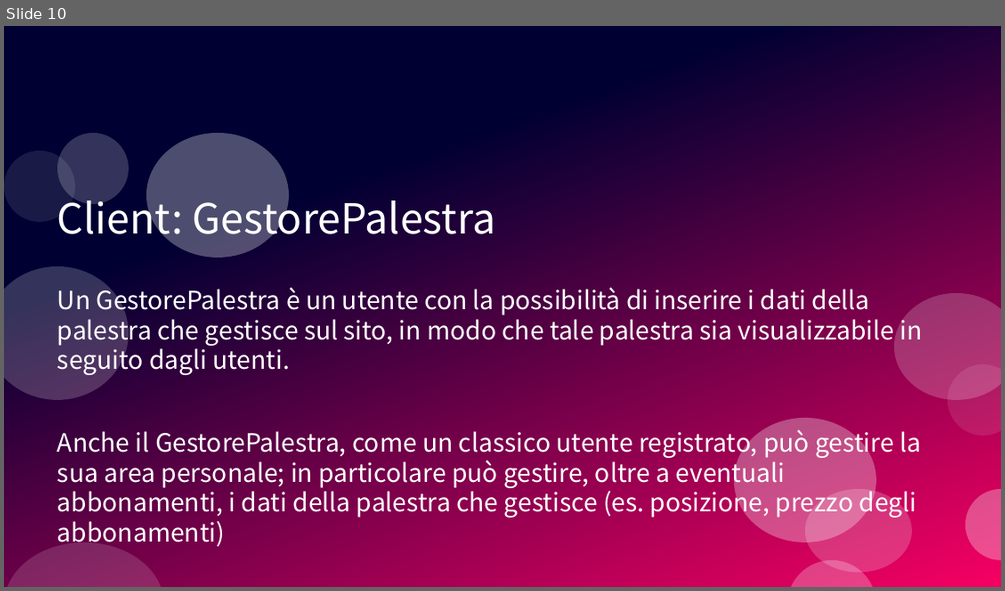
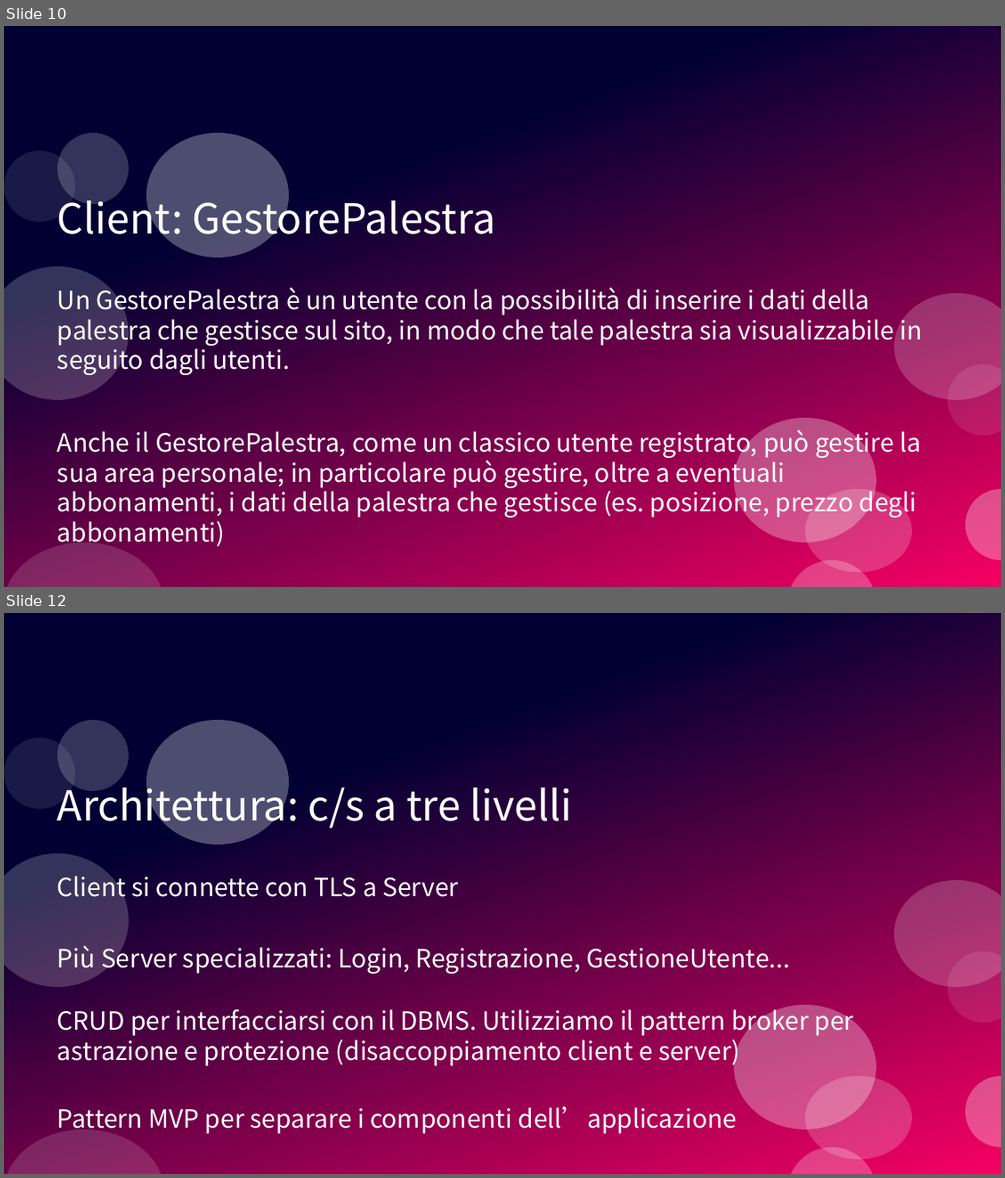
Before and after one commit to JosephBoom02/Progetto_Ingegneria_del_Software, a slide deck: Presentazione/FindYourGym.odp. Shown one above the other, each under a label of ours: slide 10 before the commit, slides 10 and 12 after it; the slides between them are not shown. The pictures are 1005x591 and 1005x1178 pixels, drawn with LibreOffice and Linux fonts; fonts in the diff are those of the drawing. Boxes give left, top, right and bottom in pixels: in the first picture for what was removed or moved away, otherwise in the second. Text is boxed around its words. In the diff, an @@ line names an element or a change of style, - is before the commit and + after.

Commit message:
MVP

```diff
--- a/Presentazione/FindYourGym.odp
+++ b/Presentazione/FindYourGym.odp
@@ slide 12 added at (x1=4, y1=613, x2=1001, y2=1174), background #FFFFFF; not listed: 12 template elements that a slide beside it also shows @@
@@ title added at (x1=57, y1=779, x2=573, y2=831), 33 pt, text #FFFFFF @@
+Architettura: c/s a tre livelli
@@ text added at (x1=57, y1=870, x2=459, y2=900), 20 pt, text #FFFFFF @@
+Client si connette con TLS a Server
@@ text added at (x1=57, y1=941, x2=790, y2=973), 20 pt, text #FFFFFF @@
+Più Server specializzati: Login, Registrazione, GestioneUtente...
@@ text added at (x1=57, y1=1004, x2=854, y2=1066), 20 pt, text #FFFFFF @@
+CRUD per interfacciarsi con il DBMS. Utilizziamo il pattern broker per astrazione e protezione (disaccoppiamento client e server)
@@ text added at (x1=57, y1=1106, x2=736, y2=1134), 20 pt, text #FFFFFF @@
+Pattern MVP per separare i componenti dell’applicazione
```
Also in this commit, not shown: 4 other slides added.
